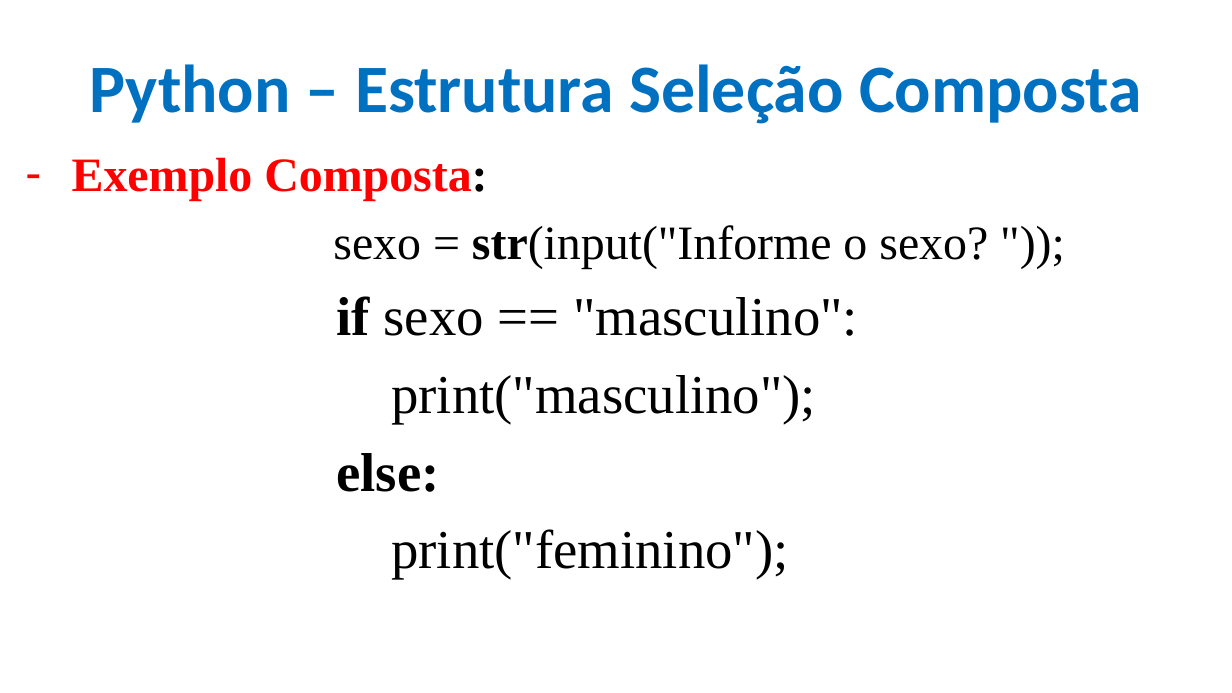
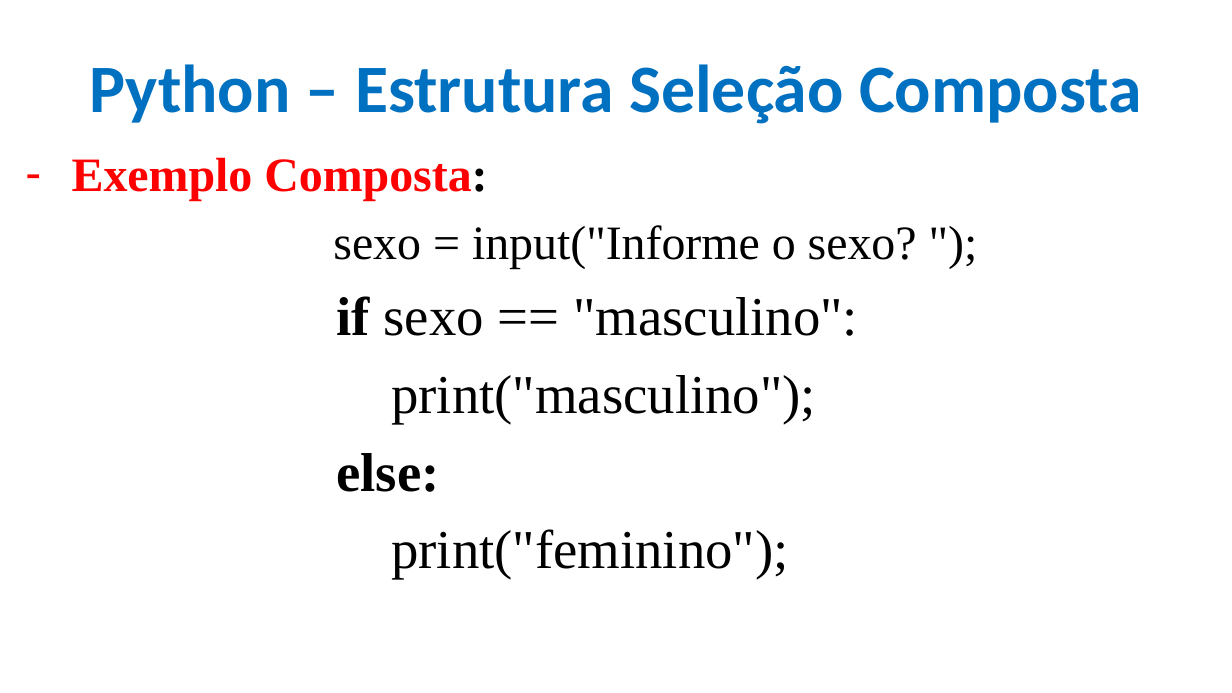
Before and after one commit to CloudEducationBrazil/WydenUniRuyPythonRAD, a slide deck: slide 8 of 01 Classes/Aula 04 RAD Python - Estrutura de Seleção.pptx. Drawn at 1232x693 pixels with LibreOffice and Linux fonts; fonts in the diff are those of the drawing; background and template pictures are left out. Boxes give left, top, right and bottom in pixels: in the first picture for what was removed or moved away, otherwise in the second. Text is boxed around its words. In the diff, an @@ line names an element or a change of style, - is before the commit and + after.

```diff
--- a/01 Classes/Aula 04 RAD Python - Estrutura de Seleção.pptx
+++ b/01 Classes/Aula 04 RAD Python - Estrutura de Seleção.pptx
@@ text at [333,225,917,269]: text changed @@
-sexo = str(input("Informe o sexo? "));
+sexo = input("Informe o sexo? ");
```
Also in this commit, not shown: 1 other slide changed, 1 other file.
